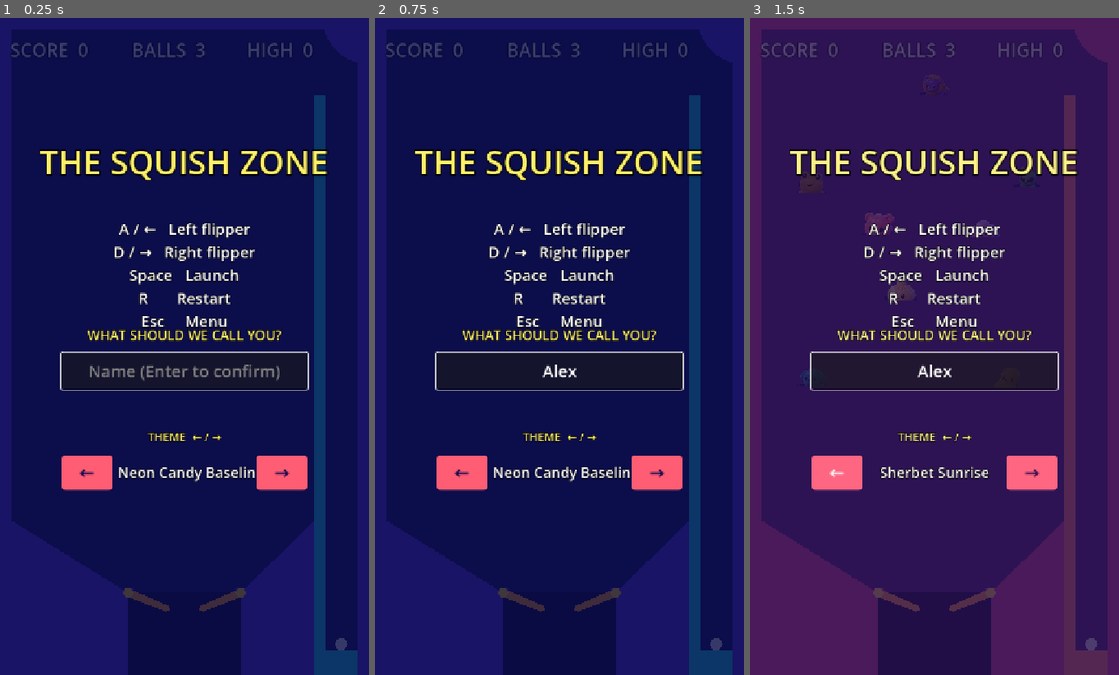
Above: before the commit, frames 1-3 (left to right).
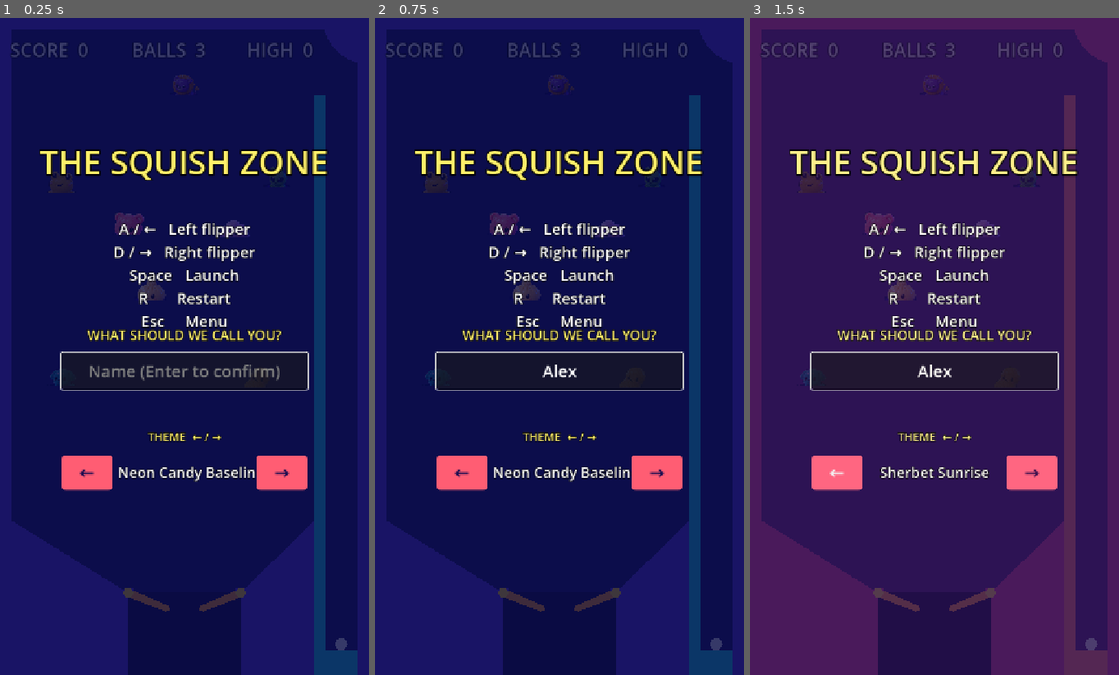
Above: after the commit, the same moments.

Repository: StephenForte/The-Squishy-Pinball-Machine
Game: Godot game, scene res://scenes/main.tscn
Two runs of this game, one before a commit and one after it. Both use one fixed random seed, a clock stepped at 60 frames per second and the inputs below.
Inputs (mouse positions are in pixels of both pictures, inside the frame that each line leads up to):
- Up to frame 1 (0.25 s): no input
- Up to frame 2 (0.75 s): click (559, 372) at 0.52 s; type "Alex" at 0.6 s
- Up to frame 3 (1.5 s): click "←" at 1.25 s

The runs differ from the first frame. In frame 1, 0.5% of the frame differs, in the area x 13-75%, y 8-56%; in frame 2, 0.5%; in frame 3, nothing differs.

Commit message:
T15: apply squishy slots on real boot (D-030)
Theme._ready now deferred-applies slots so a plain godot --path . launch
sets up all 8 squishies; the runner adds a real-boot check that fails
when node_added is the only path.

Co-authored-by: Cursor <cursoragent@cursor.com>

Diff:
--- a/autoload/theme.gd
+++ b/autoload/theme.gd
@@ -22,6 +22,7 @@
 	if not get_tree().node_added.is_connected(_on_node_added):
 		get_tree().node_added.connect(_on_node_added)
 	call_deferred("_apply_table_in_tree")
+	call_deferred("_apply_slots_in_tree")
 
 
 func color(role: String) -> Color:
--- /dev/null
+++ b/tests/boot_check.gd
@@ -0,0 +1,96 @@
+extends Node
+
+## Real-boot regression autoload (D-030). Injected by tests/run_all.sh only —
+## not registered in project.godot. Waits ~1 s so the main scene can finish
+## ready, then asserts boot-time invariants and quits.
+
+const UUID_RE := "^[0-9a-fA-F]{8}-[0-9a-fA-F]{4}-4[0-9a-fA-F]{3}-[89abAB][0-9a-fA-F]{3}-[0-9a-fA-F]{12}$"
+
+
+func _ready() -> void:
+	await _run()
+
+
+func _run() -> void:
+	var tree := get_tree()
+	if tree == null:
+		await _finish(false, "no tree")
+		return
+	await tree.create_timer(1.0).timeout
+	await _assert_boot()
+
+
+func _assert_boot() -> void:
+	var tree := get_tree()
+	if tree == null:
+		await _finish(false, "no tree after wait")
+		return
+
+	var theme := get_node_or_null("/root/Theme")
+	if theme == null:
+		await _finish(false, "Theme missing")
+		return
+	if String(theme.get("palette_id")).is_empty():
+		await _finish(false, "Theme.palette_id empty")
+		return
+
+	var title := get_node_or_null("/root/Main/Title")
+	if title == null:
+		await _finish(false, "Main/Title missing")
+		return
+	if not title.visible:
+		await _finish(false, "Main/Title not visible")
+		return
+
+	var profile := get_node_or_null("/root/Profile")
+	if profile == null:
+		await _finish(false, "Profile missing")
+		return
+	var player_id := String(profile.get("player_id"))
+	if not _is_uuid(player_id):
+		await _finish(false, "Profile.player_id not a UUID")
+		return
+
+	var squishies: Array = tree.get_nodes_in_group("squishies")
+	if squishies.is_empty():
+		await _finish(false, "no squishies")
+		return
+	for node in squishies:
+		var catalog_id := ""
+		if "catalog_id" in node:
+			catalog_id = String(node.catalog_id)
+		if catalog_id.is_empty():
+			await _finish(false, "squishy catalog_id empty")
+			return
+		var sprite: Node = node.get_node_or_null("Sprite")
+		if sprite == null or not (sprite is Sprite2D):
+			await _finish(false, "squishy %s missing Sprite" % catalog_id)
+			return
+		if (sprite as Sprite2D).texture == null:
+			await _finish(false, "squishy %s tex=null" % catalog_id)
+			return
+	if squishies.size() != 8:
+		await _finish(false, "squishies=%d expected 8" % squishies.size())
+		return
+
+	await _finish(true, "squishies=%d" % squishies.size())
+
+
+func _is_uuid(value: String) -> bool:
+	var re := RegEx.new()
+	if re.compile(UUID_RE) != OK:
+		return false
+	return re.search(value) != null
+
+
+func _finish(ok: bool, detail: String) -> void:
+	if ok:
+		print("BOOT PASS %s" % detail)
+	else:
+		print("BOOT FAIL %s" % detail)
+	var tree := get_tree()
+	if tree != null:
+		await tree.process_frame
+		tree.quit(0 if ok else 1)
+	else:
+		push_error("BOOT: no tree to quit")
Not shown, added: tests/boot_check.gd.uid
Not shown, changed: tests/run_all.sh
